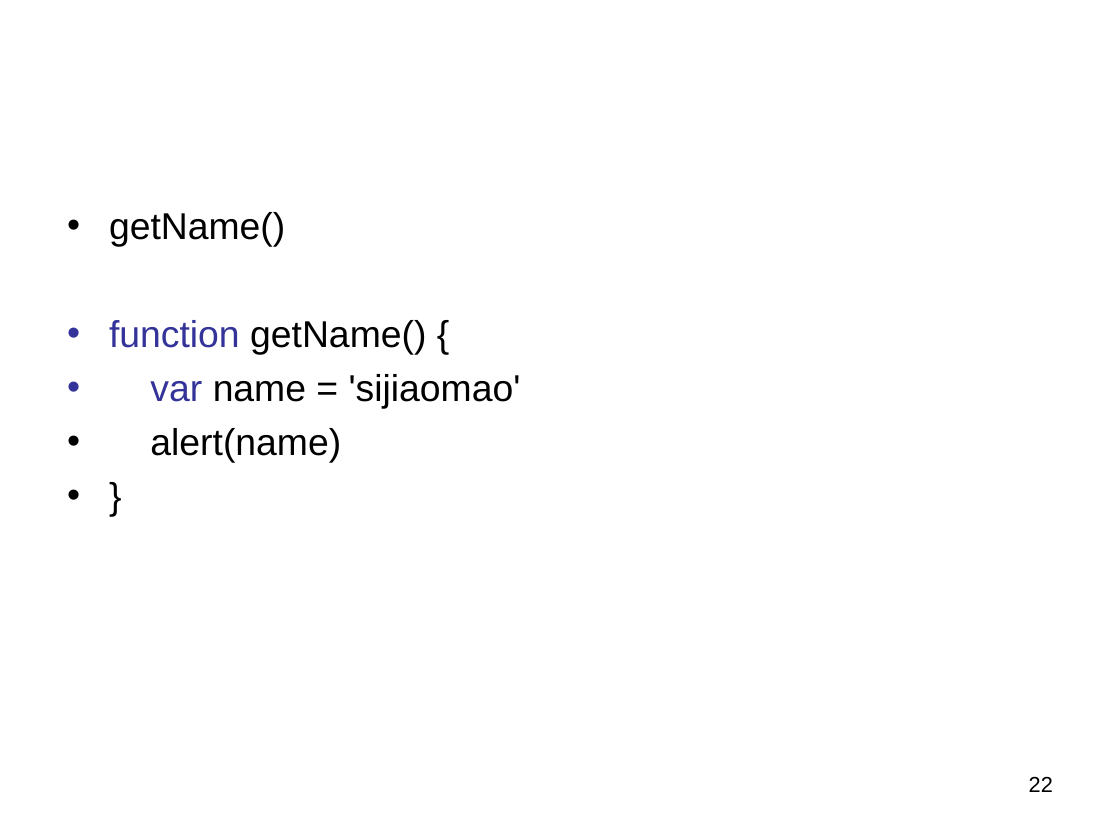
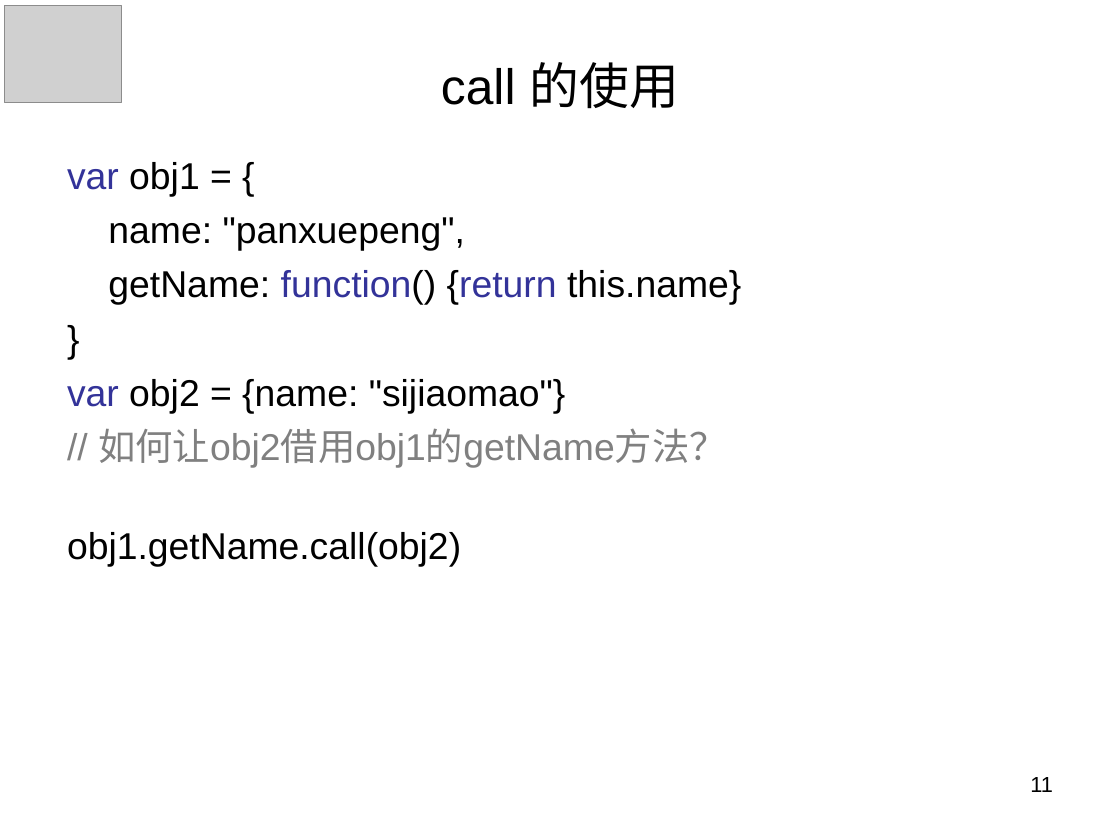
Before and after one commit to panxuepeng/javascript, a slide deck: slide 11 of ppt/第二天课程.ppt (slide 22 before the commit). Drawn at 1120x840 pixels with LibreOffice and Linux fonts; fonts in the diff are those of the drawing; grey boxes stand for pictures. Boxes give left, top, right and bottom in pixels: in the first picture for what was removed or moved away, otherwise in the second. Text is boxed around its words. In the diff, an @@ line names an element or a change of style, - is before the commit and + after.

Commit message:
ppt

```diff
--- a/ppt/第二天课程.ppt
+++ b/ppt/第二天课程.ppt
@@ picture added at [4, 6, 122, 103] @@
@@ title added at [441, 62, 679, 109], 32 pt, text #000000 @@
+call 的使用
@@ text "var obj1 = {": place and size @@
-text "var obj1 = {" at [109, 212, 521, 463]
+text "var obj1 = {" at [67, 162, 741, 567]
@@ text "var obj1 = {" at [67, 162, 741, 567]: bullet • to none @@
@@ text at [67, 162, 741, 305]: text changed @@
-• getName()
-• function getName() {
-• var name = 'sijiaomao'
-• alert(name)
+var obj1 = {
+name: "panxuepeng",
+getName: function() {return this.name}
@@ text at [67, 379, 727, 567]: paragraphs added @@
+var obj2 = {name: "sijiaomao"}
+// 如何让obj2借用obj1的getName方法？
+obj1.getName.call(obj2)
@@ page number at [1030, 777, 1053, 792]: text changed @@
-22
+11
```
Also in this commit, not shown: 31 other slides changed, 23 slides added, 5 slides removed, 8 other files.
